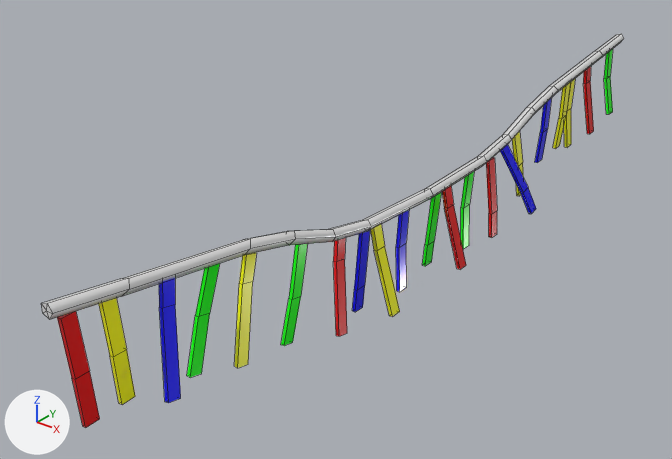
Renders of the FBX model Mortier FU/Assets/01_Art/Meshes/SM_Banner.fbx from each side of a commit.
One viewpoint serves both versions: a camera (50 mm lens) standing at (9.37, -14.52, 15.95) and looking at (-1.11, -1.41, 7.82). The axes (+X, +Y, +Z) are drawn at lower left. The lights are the same throughout. The older version comes first. Mesh edges are drawn as thin lines. Where no turn or scale is listed for an object, it has been applied to the vertices.

Objects in the first picture: 'banderole_V2'.
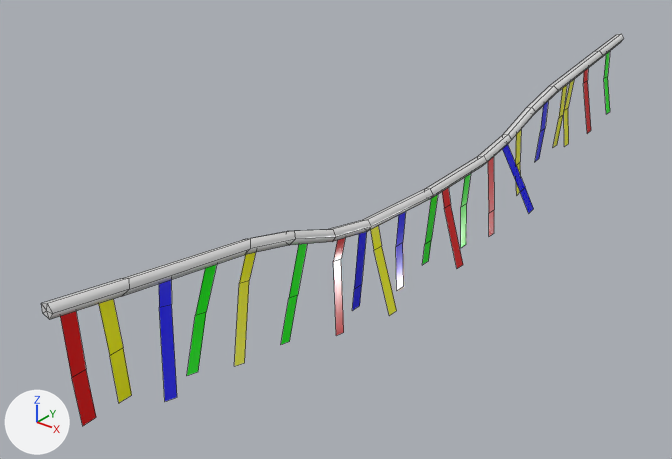
Where the newer file only moved an object's origin or applied its transform, the numbers keep the older frame.

Pixel boxes (x1, y1, x2, y2) of what changed, in the pictures (672 x 459 px):
```json
{"object": "banderole_V2", "change": "reshaped", "before": [41, 34, 624, 428], "after": [41, 34, 624, 426]}
{"part": 1, "of": "me_mesh", "change": "cut back", "before": [57, 49, 613, 428], "after": [60, 130, 525, 378]}
```

Scene script edits in JSON lines:
```json
{"block": "me_mesh", "where": "# used by ob_banderole_v2; location = (0.29, 0.0, 8.3)"}
{"op": "remove", "block": "me_mesh", "code": "me_mesh.from_pydata(...)  # 319 vertices, 280 faces; spans x -0.4..0.4, y -8.8..8.8, z -1.7..1.7"}
{"op": "add", "block": "me_mesh", "code": "me_mesh.from_pydata(...)  # 193 vertices, 112 faces; spans x -0.4..0.4, y -8.8..8.8, z -1.7..1.7"}
{"block": "me_mesh", "change": "me_mesh part 1"}
{"block": "me_mesh", "change": "140 vertices are removed from x -0.4..0.4, y -8.7..8.6, z -1.7..1.5"}
{"block": "me_mesh", "change": "176 faces are deleted"}
{"block": "me_mesh", "change": "14 vertices are added at x -0.2..-0.1, y -8.7..3.7, z 0.3..1.5"}
{"block": "me_mesh", "change": "2 new faces join them, mat_couleur02 (yellow #ffff00)"}
{"block": "me_mesh", "change": "3 new faces join them, mat_couleur01 (red #e70000)"}
{"block": "me_mesh", "change": "1 new face joins them, mat_standardsurface28 (blue #0000ff)"}
{"block": "me_mesh", "change": "2 new faces join them, mat_standardsurface27 (green #00ff00)"}
```
